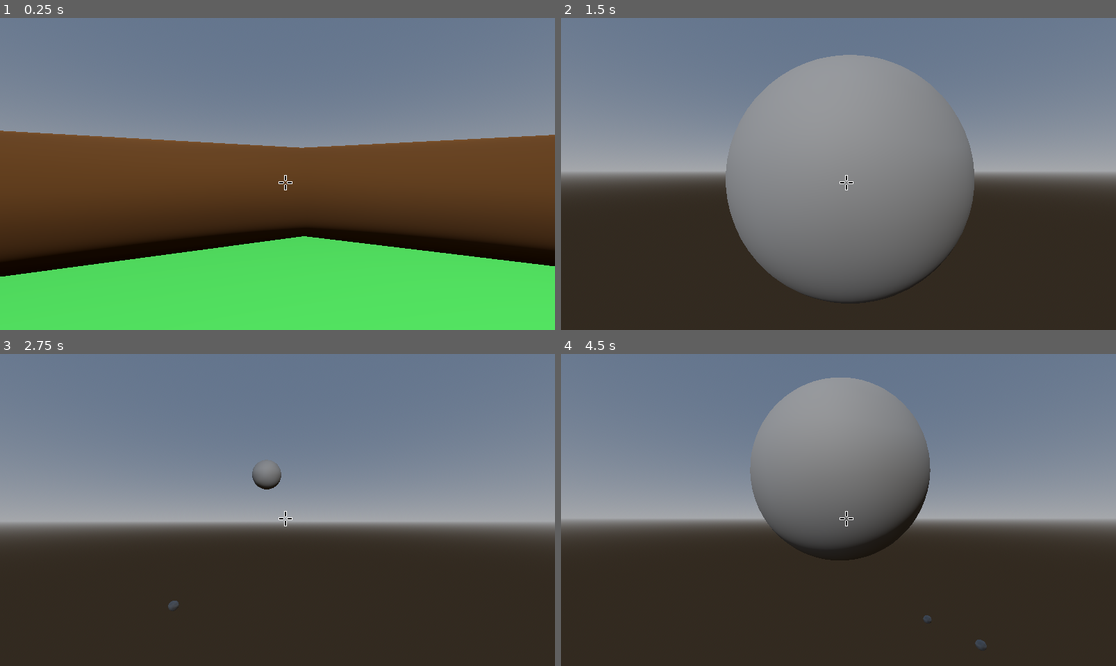
Above: before the commit, frames 1-4 (two rows, left to right).
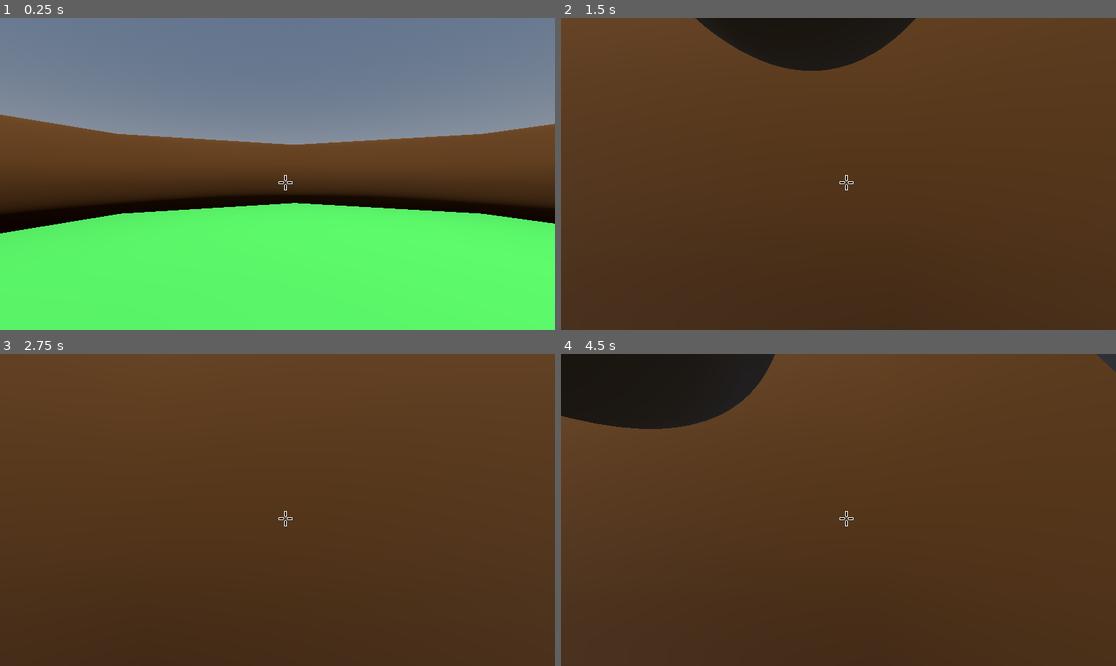
Above: after the commit, the same moments.

Repository: tihepo/EggFinderJones
Game: Godot game, scene res://map1.tscn
The game is run twice, just before and just after one commit, with the same random seed, the same clock (stepped at 60 frames per second) and the same inputs.
Inputs (mouse positions are in pixels of both pictures, inside the frame that each line leads up to):
- Up to frame 1 (0.25 s): no input
- Up to frame 2 (1.5 s): move the mouse to (866, 174) at 0.52 s; hold W (move_forward) from 0.53 s (still down); click (866, 174) at 0.67 s; tap Space (jump) at 0.77 s; move the mouse to (810, 174) at 1.27 s; click (810, 174) at 1.42 s
- Up to frame 3 (2.75 s): keep holding W (move_forward); tap Space (jump) at 1.52 s; move the mouse to (288, 503) at 2.02 s; click (288, 503) at 2.17 s
- Up to frame 4 (4.5 s): keep holding W (move_forward); move the mouse to (832, 516) at 2.77 s; click (832, 516) at 2.92 s; tap Space (jump) at 3.02, 3.77 s; move the mouse to (877, 513) at 3.52 s; click (877, 513) at 3.67 s; move the mouse to (794, 506) at 4.27 s; click (794, 506) at 4.42 s

The runs differ from the first frame. In frame 1, 36% of the frame differs, in the area x 0-100%, y 30-93%; in frame 2, 83%, in the area x 0-100%, y 0-100%; in frame 3, 79%; in frame 4, 82%.

Commit message:
Failed recoil system will fix later

Diff:
--- a/bullet.gd
+++ b/bullet.gd
@@ -1,18 +1,19 @@
 extends RigidBody3D
 
-@export var speed: float = 20.0  # Speed of the bullet
+@export var speed: float = 20.0  # Bullet speed
+@export var knockback_force: float = 30.0  # Knockback applied to enemies
 
-# Called when the bullet is ready (just after it's spawned)
+# Called when the bullet is ready
 func _ready():
-	# Set the bullet’s initial velocity based on the camera direction
 	linear_velocity = -global_transform.basis.z * speed
+	# Bullet will auto-delete after 5 seconds
+	await get_tree().create_timer(5.0).timeout
+	queue_free()
 
 # When the bullet hits something
 func _on_Bullet_body_entered(body: Node) -> void:
-	# If the bullet hits an object (not important here, but you can add checks if needed)
 	if body is CharacterBody3D:
-		# Bullet disappears after it hits something (destroy it)
-		queue_free()
+		if body.has_method("apply_knockback"):
+			body.apply_knockback(-global_transform.basis.z * knockback_force)
 
-	# Bullet disappears after hitting anything
-	queue_free()
+	queue_free()  # Destroy bullet after hitting anything
--- a/map1.tscn
+++ b/map1.tscn
@@ -23,7 +23,6 @@
 
 [node name="CSGTorus3D" type="CSGTorus3D" parent="."]
 transform = Transform3D(1, 0, 0, 0, 1, 0, 0, 0, 1, 0.0924492, 1.59717, -0.0558815)
-snap = 1e-06
 use_collision = true
 inner_radius = 14.4779
 outer_radius = 10.5406
@@ -43,7 +42,7 @@
 transform = Transform3D(1, 0, 0, 0, 1, 0, 0, 0, 1, 0, 1.5, 0)
 
 [node name="Camera3D" type="Camera3D" parent="Player2/CameraPivot"]
-transform = Transform3D(1, 0, 0, 0, 1, 0, 0, 0, 1, 0, 0, -4)
+transform = Transform3D(1, 0, 0, 0, 1, 0, 0, 0, 1, 0, -0.756233, 0.318139)
 
 [node name="WorldEnvironment" type="WorldEnvironment" parent="."]
 environment = SubResource("Environment_njplh")
--- a/player.gd
+++ b/player.gd
@@ -12,17 +12,18 @@
 var rotation_yaw: float = 0.0
 var rotation_pitch: float = 0.0
 
-var knockback_applied: bool = false  # To check if knockback has been applied
-var knockback_vector: Vector3 = Vector3.ZERO  # The knockback force vector
+var recoil_force: Vector3 = Vector3.ZERO  # Stores recoil force
 
 func _ready():
 	Input.set_mouse_mode(Input.MOUSE_MODE_CAPTURED)
 
 func _input(event):
 	if event is InputEventMouseMotion:
-		rotation_yaw -= event.relative.x * mouse_sensitivity
-		rotation_pitch -= event.relative.y * mouse_sensitivity
-		rotation_pitch = clamp(rotation_pitch, -1.2, 1.2)
+	rotation_yaw -= event.relative.x * mouse_sensitivity
+	rotation_pitch -= event.relative.y * mouse_sensitivity
+	rotation_pitch = clamp(rotation_pitch, deg_to_rad(-89), deg_to_rad(89))  # Prevent camera flip
+
+
 
 	if event is InputEventMouseButton and event.pressed and event.button_index == MOUSE_BUTTON_LEFT:
 		shoot()
@@ -51,35 +52,30 @@
 	if Input.is_action_just_pressed("jump") and is_on_floor():
 		velocity.y = jump_force
 
-	# Apply knockback if it's set
-	if knockback_applied:
-		velocity += knockback_vector
-		knockback_applied = false  # Reset knockback after applying it
+	# ✅ Apply recoil force directly to velocity
+	velocity += recoil_force
+	recoil_force *= 0.85  # Slowly reduce recoil effect
 
-	# Move the character (no need to pass velocity directly to move_and_slide)
-	move_and_slide()
+	move_and_slide()  # Move the player
 
-	# Apply the rotation to the player and camera
+	# Apply rotation to camera
 	rotation.y = rotation_yaw
 	camera_pivot.rotation.x = rotation_pitch
+# Make sure the CameraPivot moves with the player
+	camera_pivot.global_transform.origin = global_transform.origin
 
 func shoot():
 	var bullet = bullet_tcsn.instantiate()
 	get_parent().add_child(bullet)
 
-	# Set the bullet's starting position to the camera's position
+	# Set bullet's starting position to the camera's position
 	bullet.global_transform.origin = camera.global_transform.origin
 
-	# Make the bullet move toward the direction where the camera is looking
+	# Make the bullet move in the direction of the camera
 	bullet.linear_velocity = -camera.global_transform.basis.z * bullet.speed
 
-	# Pass the player (shooter) reference to the bullet
-	bullet.shooter = self  # 'self' refers to the player who shot the bullet
+	# ✅ Apply recoil when shooting
+	apply_recoil()
 
-
-# Apply knockback to the shooter (the player who shot the bullet)
-func apply_knockback() -> void:
-	if shooter:
-		# Apply knockback in the opposite direction of the bullet's velocity
-		knockback_vector = -global_transform.basis.z * 50.0  # Adjust knockback strength as needed
-		knockback_applied = true  # Set flag to apply knockback in the next physics frame
+func apply_recoil():
+	recoil_force = -global_transform.basis.z * -50.0  # Recoil pushes backward
--- a/project.godot
+++ b/project.godot
@@ -12,7 +12,7 @@
 
 config/name="EggFinderJones"
 run/main_scene="res://map1.tscn"
-config/features=PackedStringArray("4.3", "Forward Plus")
+config/features=PackedStringArray("4.4", "Forward Plus")
 config/icon="res://icon.svg"
 
 [input]
Not shown, added: bullet.gd.uid
Not shown: 1 places in bullet.tscn that only renumber resources
Not shown, added: crosshair.gd.uid
Not shown: 1 places in map1.tscn that only renumber resources
Not shown, added: player.gd.uid
